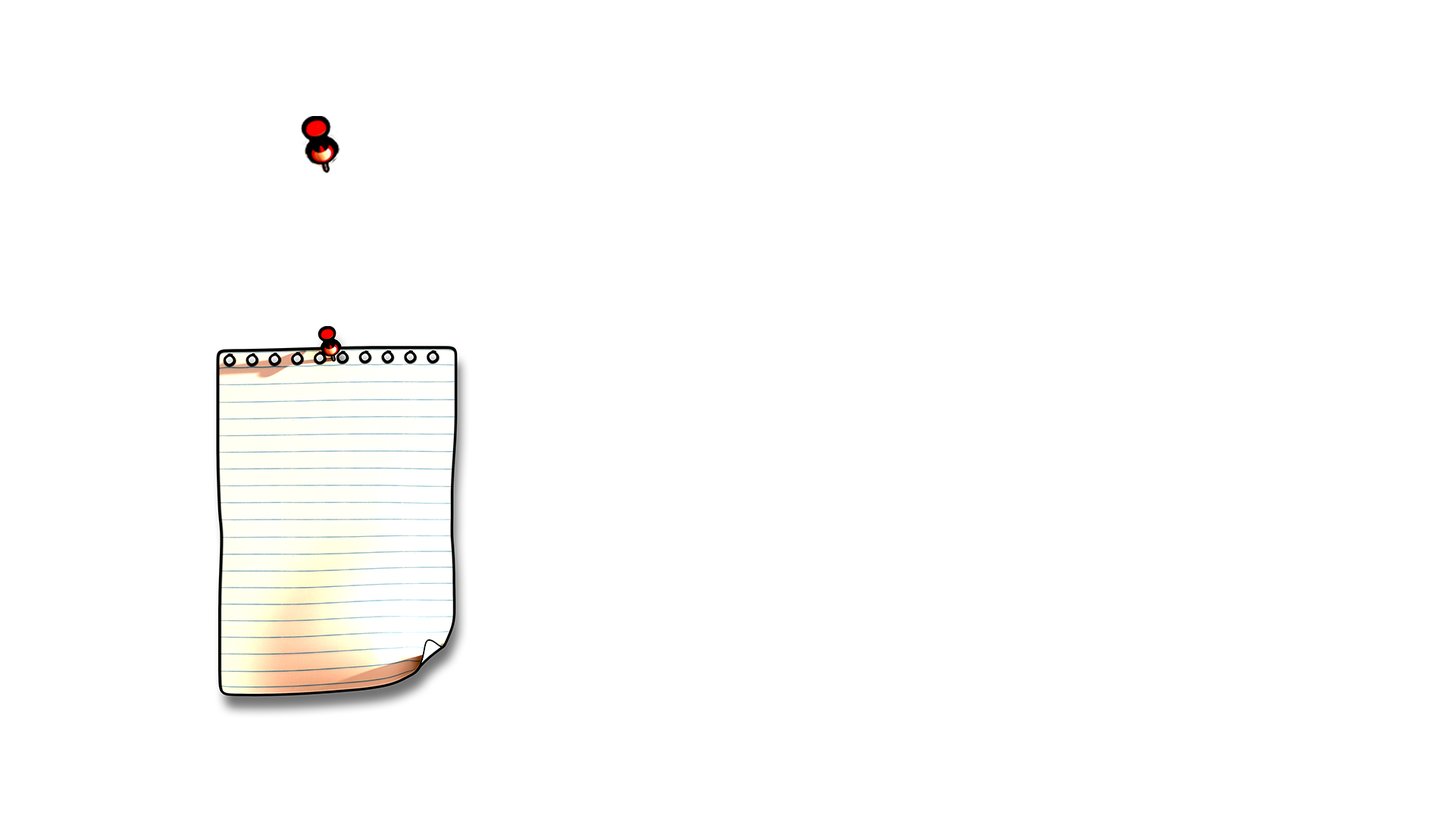
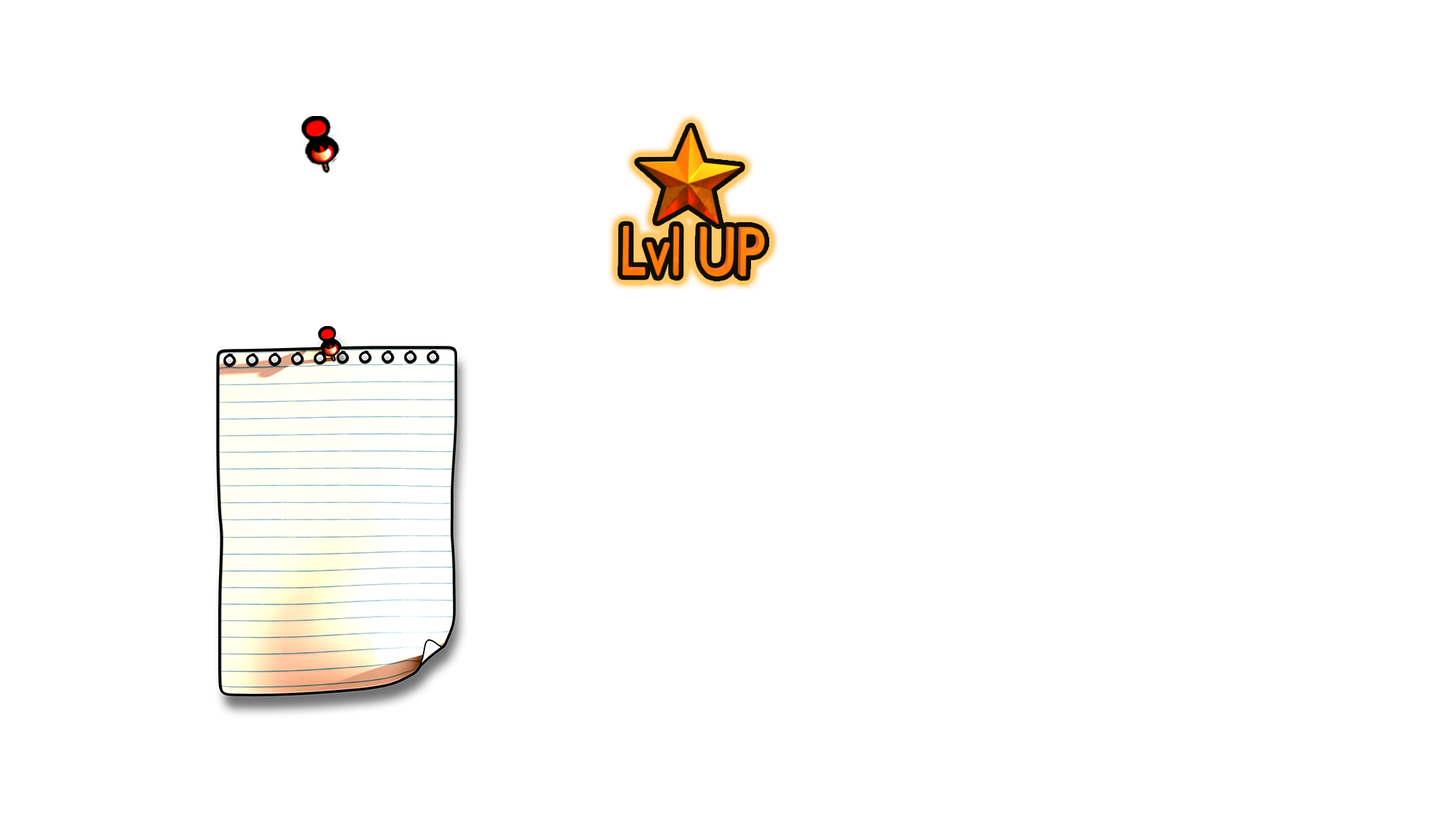
Comparing the layer stacks of the two 1455px x 819px images. Changes:
added layer "XP" in group "Artboard 1" over [621,126,766,278]
